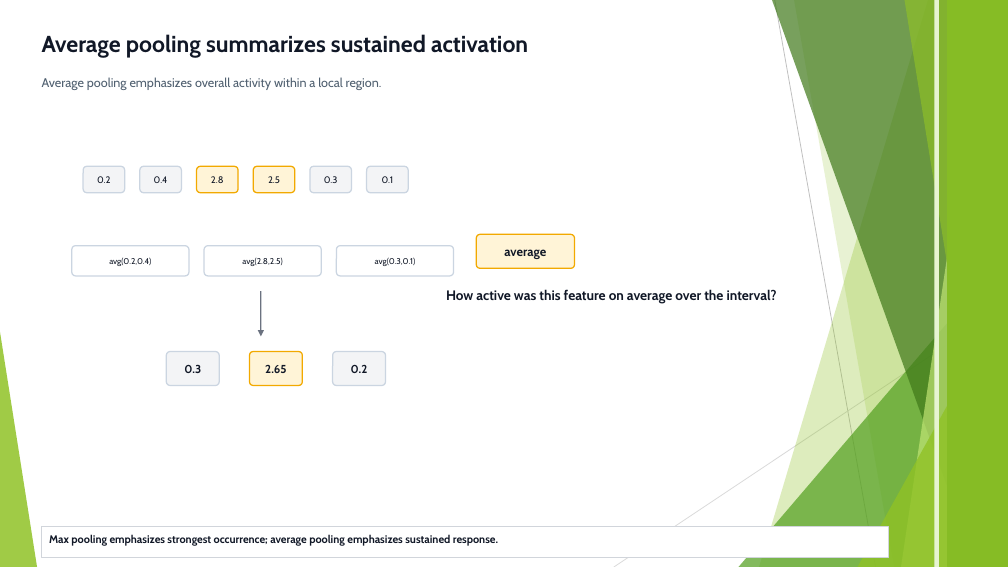
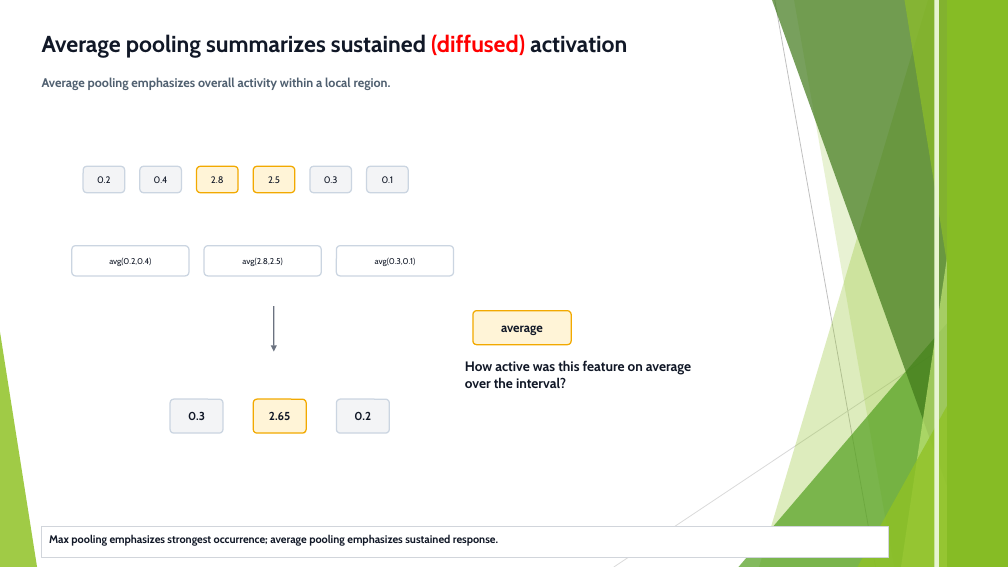
Before and after one commit to FranzGH/timeseries, a slide deck: slide 76 of Slides/05 CNNs.pptx. Drawn at 1008x567 pixels with LibreOffice and Linux fonts; fonts in the diff are those of the drawing. Boxes give left, top, right and bottom in pixels: in the first picture for what was removed or moved away, otherwise in the second. Text is boxed around its words. In the diff, an @@ line names an element or a change of style, - is before the commit and + after.

```diff
--- a/Slides/05 CNNs.pptx
+++ b/Slides/05 CNNs.pptx
@@ text at <box>42,34,627,58</box>: text changed @@
-Average pooling summarizes sustained activation
+Average pooling summarizes sustained (diffused) activation
@@ text "Average pooling emphasizes overall activity ..." at <box>42,77,391,90</box>: bold on @@
@@ arrow moved from (261, 291) - (261, 337) to (274, 306) - (274, 352) @@
@@ rounded rectangle: place and size @@
-rounded rectangle at <box>476,234,575,268</box>
+rounded rectangle at <box>473,311,572,345</box>
@@ text "average": place and size @@
-text "average" at <box>504,249,546,259</box>
+text "average" at <box>501,325,543,335</box>
@@ text "How active was this feature ..." rewrapped from <box>446,289,777,304</box> to <box>465,360,691,388</box> @@
@@ 3 rounded rectangles: place and size @@
-3 rounded rectangles at <box>166,352,386,386</box>
+3 rounded rectangles at <box>170,399,389,433</box>
@@ 3 texts: place and size @@
-3 texts at <box>184,364,368,373</box>
+3 texts at <box>188,411,371,420</box>
```
Also in this commit, not shown: 118 other slides changed, 3 slides added, 1 slide removed, 3 other files.
